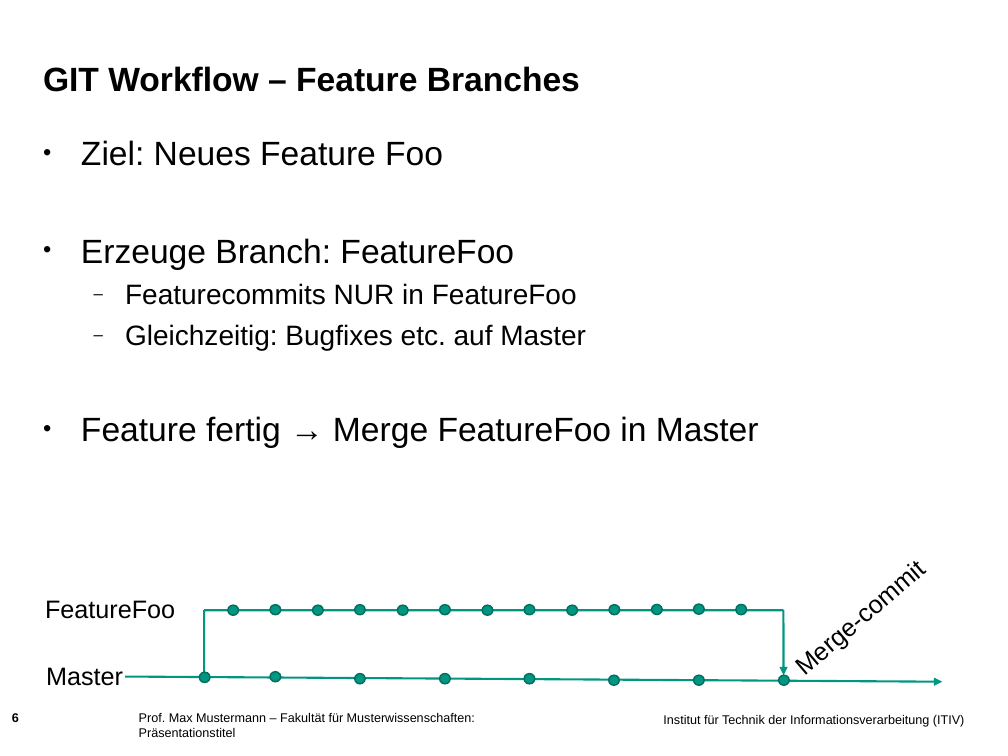
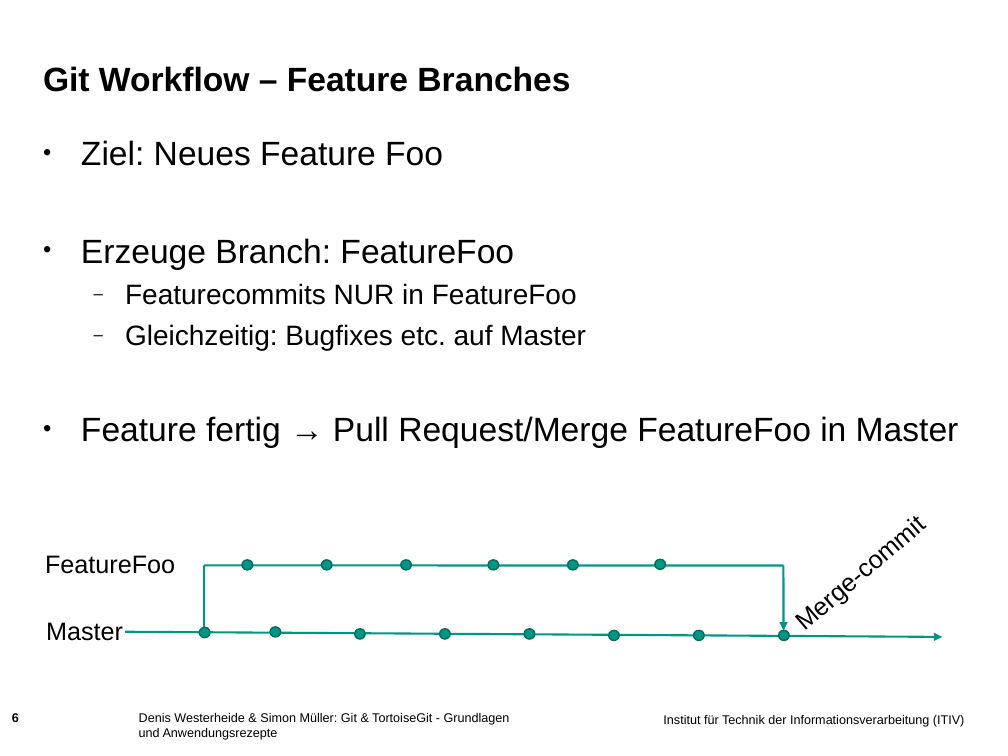
Before and after one commit to muellesi/PSE_2018, a slide deck: slide 6 of Präsentation/Simon/Praesentationsfolien_Simon.ppt. Drawn at 1008x756 pixels with LibreOffice and Linux fonts; fonts in the diff are those of the drawing; background and template pictures are left out. Boxes give left, top, right and bottom in pixels: in the first picture for what was removed or moved away, otherwise in the second. Text is boxed around its words. In the diff, an @@ line names an element or a change of style, - is before the commit and + after.

```diff
--- a/Präsentation/Simon/Praesentationsfolien_Simon.ppt
+++ b/Präsentation/Simon/Praesentationsfolien_Simon.ppt
@@ title at (43,66,570,92): text changed @@
-GIT Workflow – Feature Branches
+Git Workflow – Feature Branches
@@ text at (81,416,959,448): text changed @@
-• Feature fertig → Merge FeatureFoo in Master
+• Feature fertig → Pull Request/Merge FeatureFoo in Master
@@ ellipse: place and size @@
-ellipse at (270,671,281,681)
+ellipse at (242,559,253,570)
@@ ellipse: place and size @@
-ellipse at (312,605,324,615)
+ellipse at (322,559,332,570)
@@ 3 ellipses: place and size @@
-3 ellipses at (397,605,662,615)
+3 ellipses at (401,559,666,570)
@@ 3 texts, 2 arrows, 2 lines, 2 ellipses: place and size @@
-3 texts, 2 arrows, 2 lines, 2 ellipses at (45,543,942,691)
+3 texts, 2 arrows, 2 lines, 2 ellipses at (45,498,942,645)
@@ ellipse: place and size @@
-ellipse at (228,605,239,615)
+ellipse at (200,627,211,637)
@@ ellipse: place and size @@
-ellipse at (270,605,281,615)
+ellipse at (270,627,281,637)
@@ ellipse removed at (736,605,747,615) @@
@@ 5 ellipses: place and size @@
-5 ellipses at (355,604,705,615)
+5 ellipses at (355,629,705,640)
@@ ellipse removed at (200,672,211,682) @@
@@ ellipse removed at (355,673,365,683) @@
@@ ellipse removed at (439,673,451,683) @@
@@ ellipse removed at (524,673,535,683) @@
@@ ellipse removed at (609,675,620,685) @@
@@ ellipse removed at (694,675,705,685) @@
@@ text at (139,713,510,740): text changed @@
-Prof. Max Mustermann – Fakultät für Musterwissenschaften: Präsentationstitel
+Denis Westerheide & Simon Müller: Git & TortoiseGit - Grundlagen und Anwendungsrezepte
```
Also in this commit, not shown: 8 other slides changed, 3 slides added, 4 slides removed, 4 other files.
